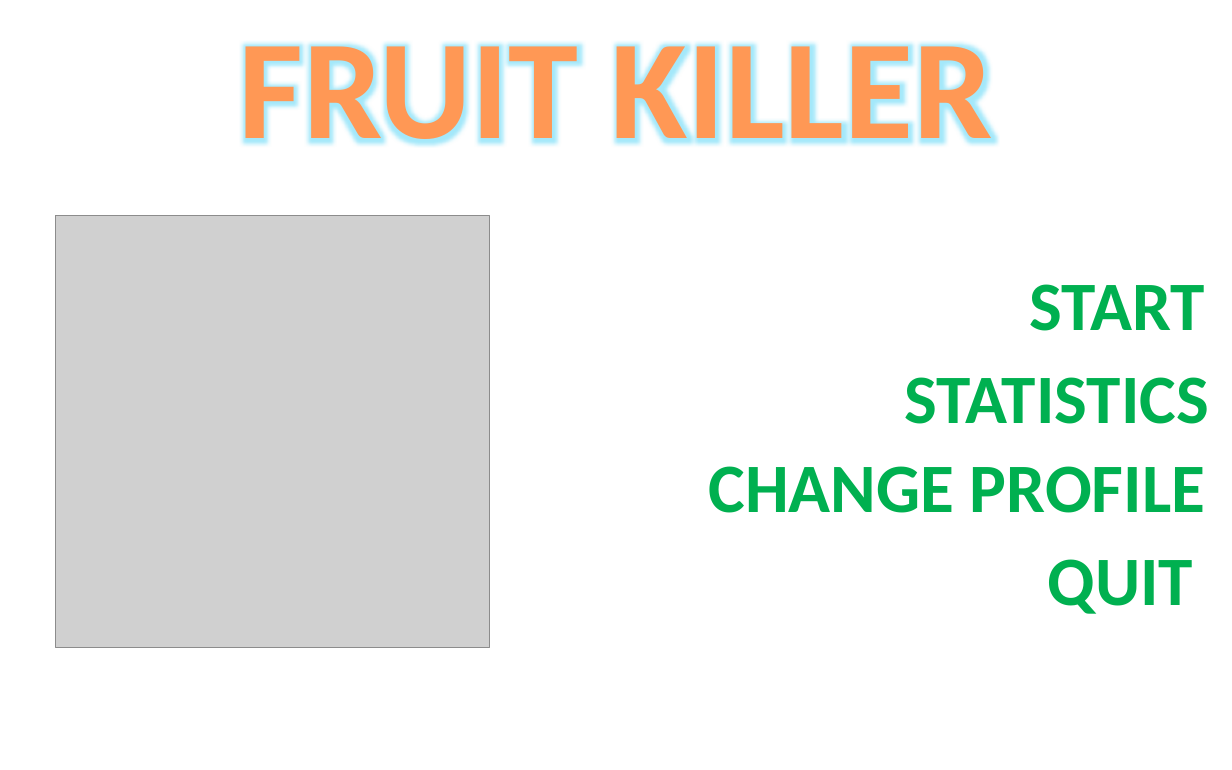
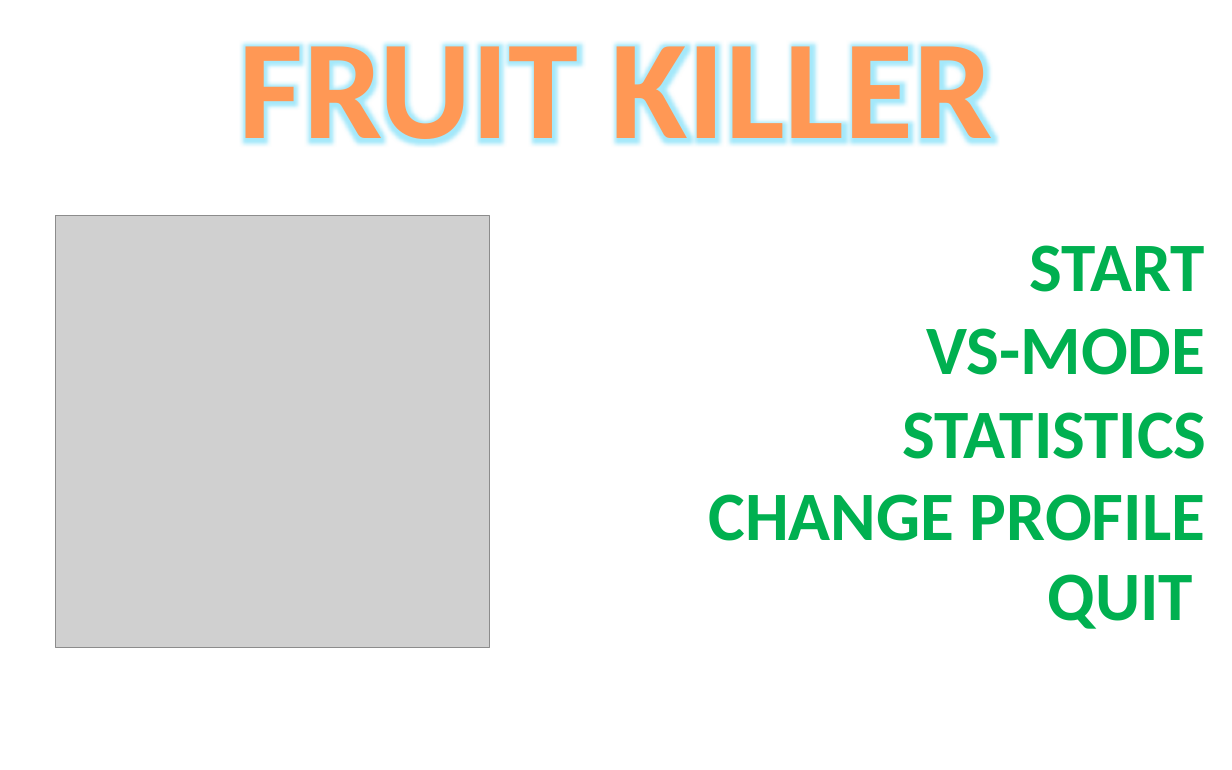
Before and after one commit to hov3rcraft/FruitKiller, a slide deck: slide 1 of media/main_menu.pptx. Drawn at 1232x770 pixels with LibreOffice and Linux fonts; fonts in the diff are those of the drawing; grey boxes stand for pictures; background and template pictures are left out. Boxes give left, top, right and bottom in pixels: in the first picture for what was removed or moved away, otherwise in the second. Text is boxed around its words. In the diff, an @@ line names an element or a change of style, - is before the commit and + after.

```diff
--- a/media/main_menu.pptx
+++ b/media/main_menu.pptx
@@ text "START": place and size @@
-text "START" at box(1030, 284, 1205, 331)
+text "START" at box(1029, 245, 1204, 292)
@@ text added at box(927, 328, 1206, 375), 54 pt, text #00B050, bold @@
+VS-MODE
@@ text "STATISTICS": place and size @@
-text "STATISTICS" at box(904, 377, 1208, 424)
+text "STATISTICS" at box(902, 412, 1206, 459)
@@ text "CHANGE PROFILE": place and size @@
-text "CHANGE PROFILE" at box(709, 466, 1205, 513)
+text "CHANGE PROFILE" at box(709, 494, 1205, 541)
@@ text "QUIT": place and size @@
-text "QUIT" at box(1048, 559, 1193, 614)
+text "QUIT" at box(1048, 574, 1193, 629)
```
Also in this commit, not shown: 12 other files.
